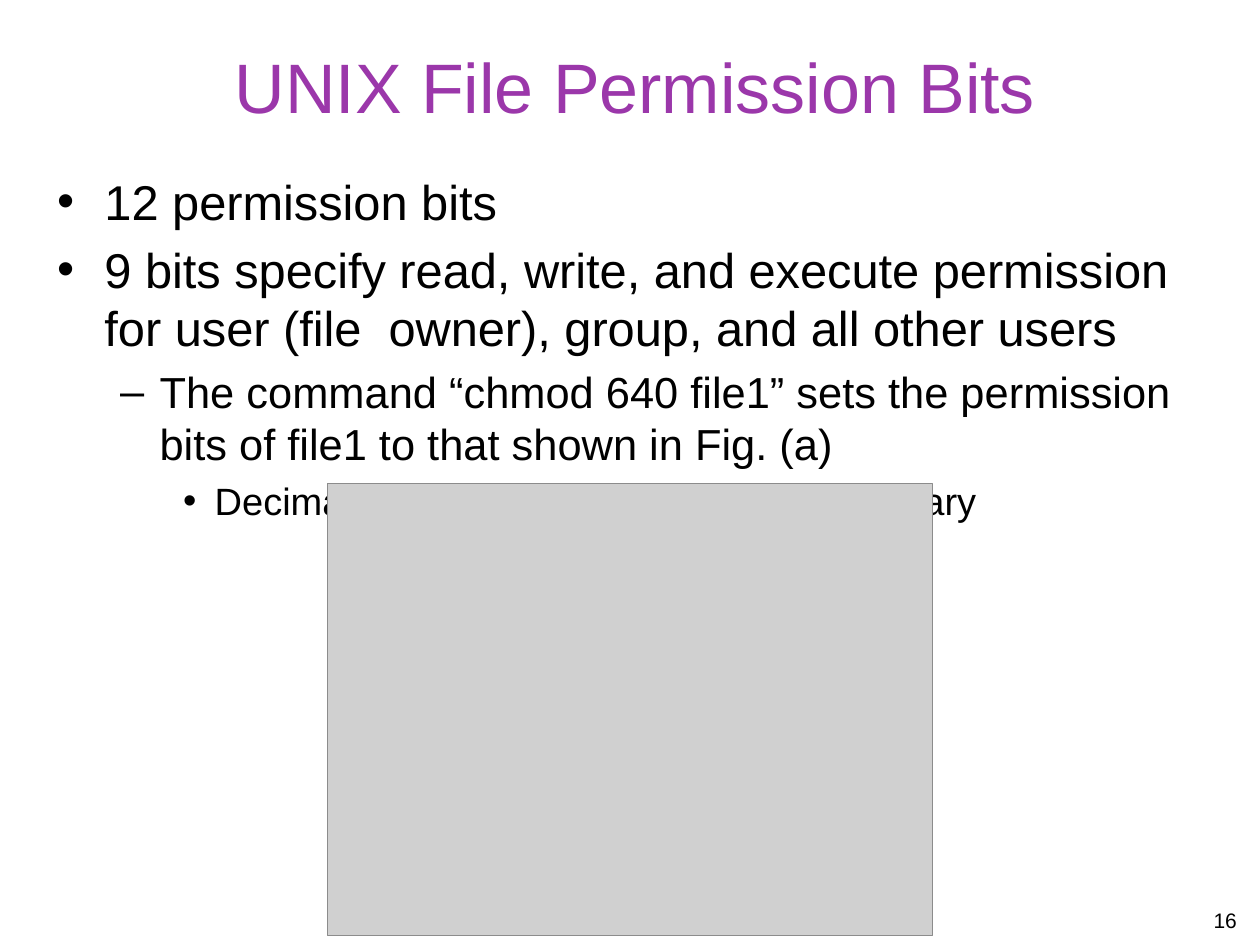
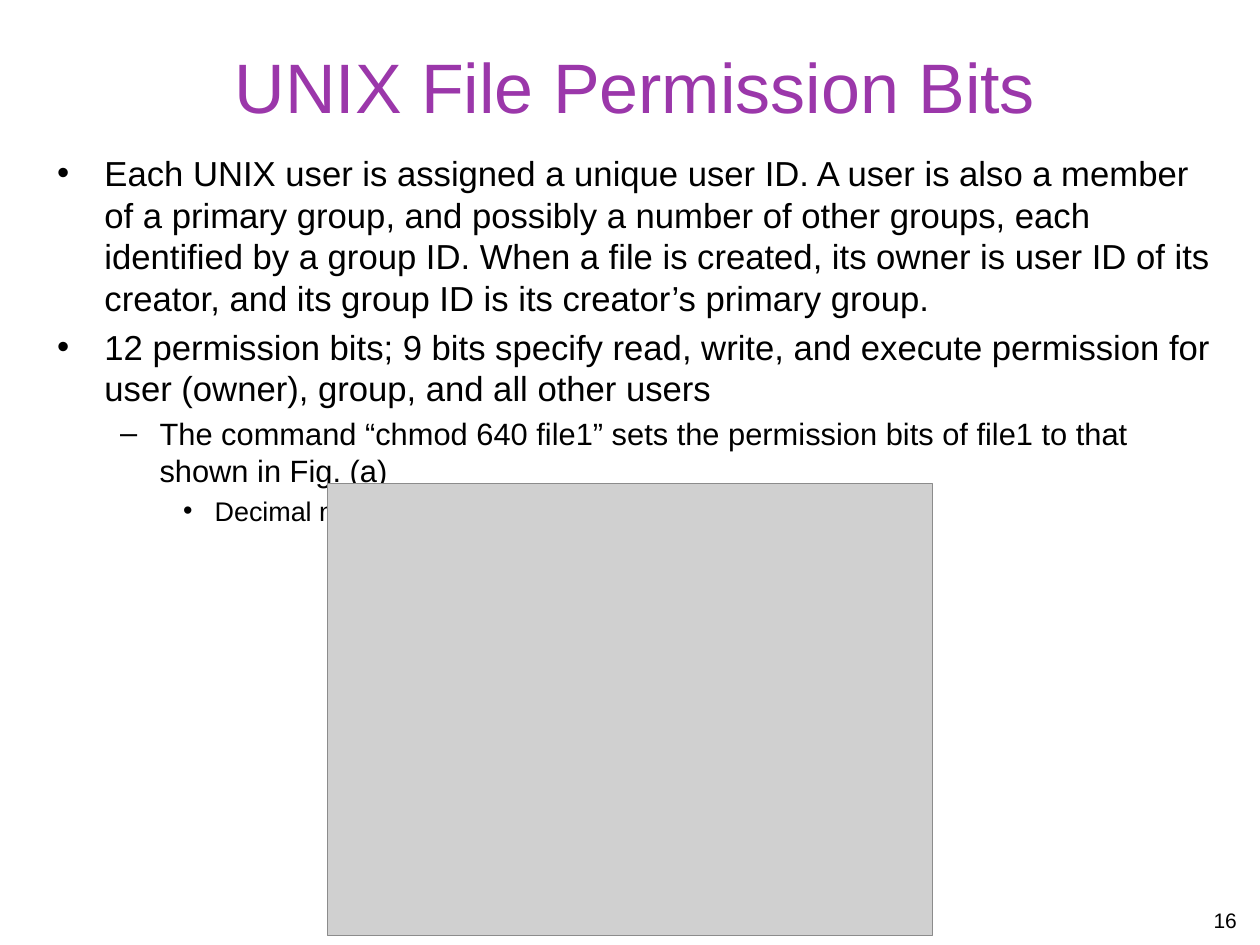
Before and after one commit to gulaoshi/gu.github.io, a slide deck: slide 16 of InfoSec/PPTs/L4-CH04-Access Control.pptx. Drawn at 1260x945 pixels with LibreOffice and Linux fonts; fonts in the diff are those of the drawing; grey boxes stand for pictures. Boxes give left, top, right and bottom in pixels: in the first picture for what was removed or moved away, otherwise in the second. Text is boxed around its words. In the diff, an @@ line names an element or a change of style, - is before the commit and + after.

```diff
--- a/InfoSec/PPTs/L4-CH04-Access Control.pptx
+++ b/InfoSec/PPTs/L4-CH04-Access Control.pptx
@@ text "Each UNIX user is assigned ...": place and size @@
-text "Each UNIX user is assigned ..." at bbox=[104, 184, 1170, 523]
+text "Each UNIX user is assigned ..." at bbox=[104, 161, 1210, 526]
@@ text at bbox=[104, 161, 1210, 408]: text changed; size 27.9 to 19.8 pt @@
-• 12 permission bits
-• 9 bits specify read, write, and execute permission for user (file owner), group, and all other users
+• Each UNIX user is assigned a unique user ID. A user is also a member of a primary group, and possibly a number of other groups, each identified by a group ID. When a file is created, its owner is user ID of its creator, and its group ID is its creator’s primary group.
+• 12 permission bits; 9 bits specify read, write, and execute permission for user (owner), group, and all other users
@@ text at bbox=[160, 422, 1127, 526]: size 24.8 to 17.6 pt in "The command “chmod 640 file1” sets the ..."; size 21.7 to 15.4 pt in "Decimal number 640 is 110 100 000 ..."; less space between paragraphs @@
```
Also in this commit, not shown: 1 other slide changed, 1 other file.
